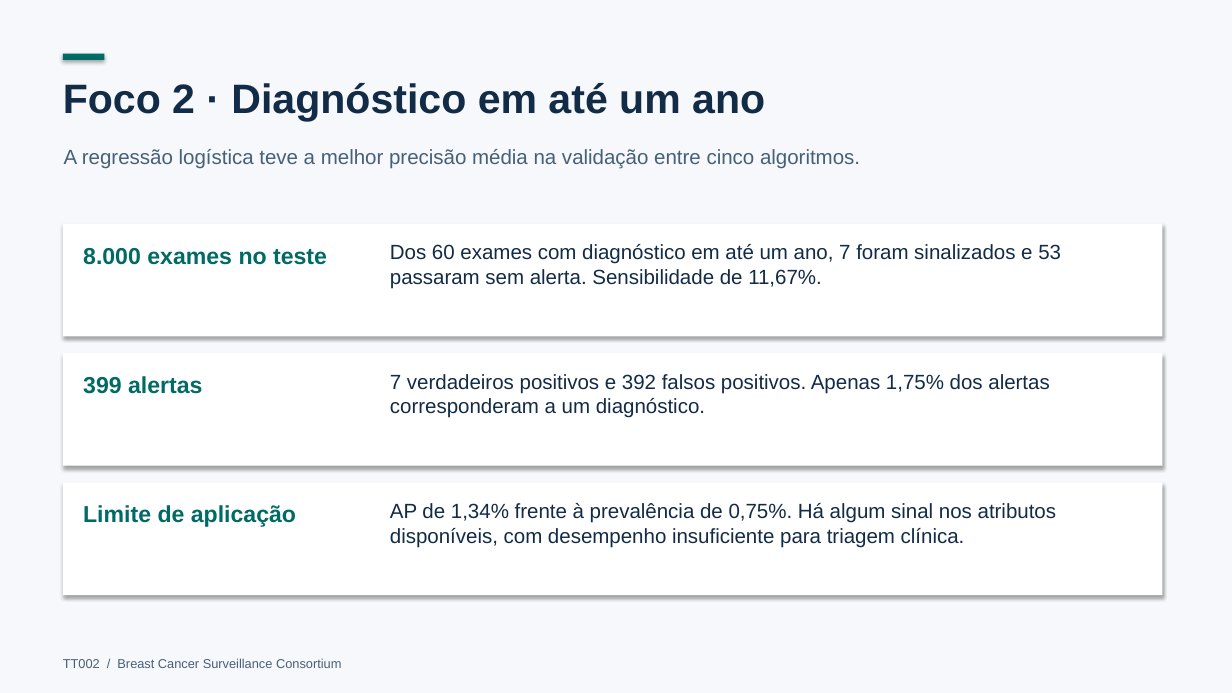
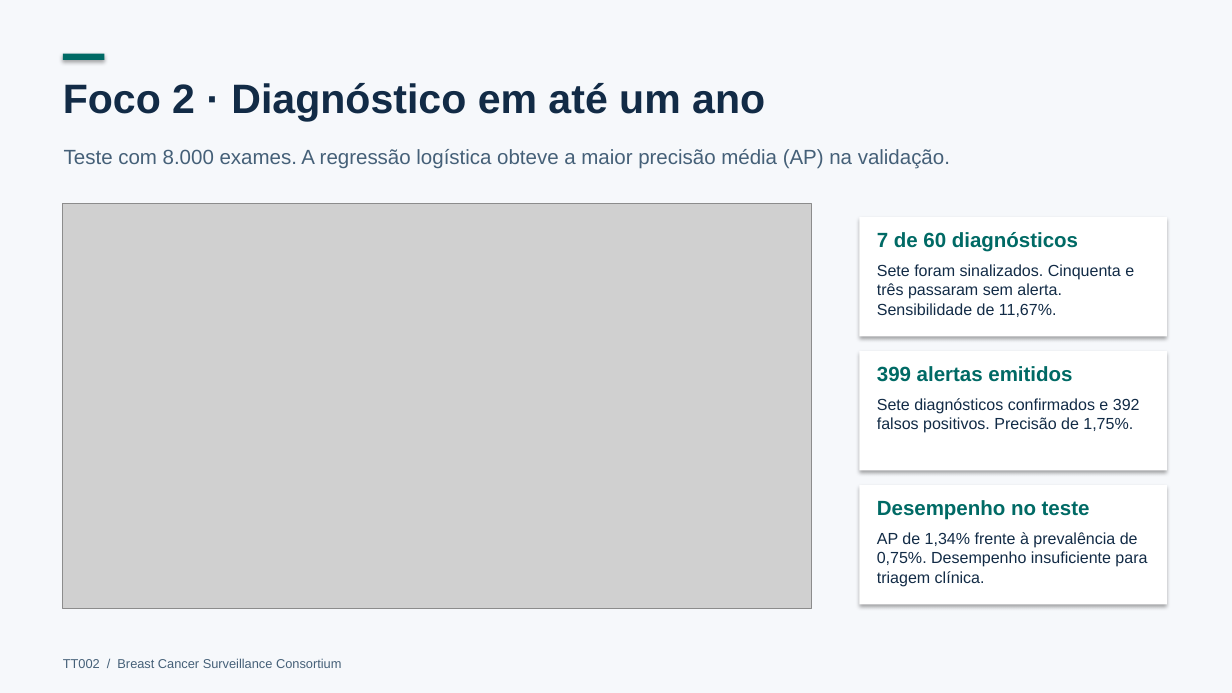
Before and after one commit to arthurMalveste/Breast-Cancer-Analysis-and-Classification, a slide deck: slide 8 of apresentacao/Parte_2_Avaliacao_do_Radiologista.pptx (slide 9 before the commit). Drawn at 1232x693 pixels with LibreOffice and Linux fonts; fonts in the diff are those of the drawing; grey boxes stand for pictures. Boxes give left, top, right and bottom in pixels: in the first picture for what was removed or moved away, otherwise in the second. Text is boxed around its words. In the diff, an @@ line names an element or a change of style, - is before the commit and + after.

```diff
--- a/apresentacao/Parte_2_Avaliacao_do_Radiologista.pptx
+++ b/apresentacao/Parte_2_Avaliacao_do_Radiologista.pptx
@@ text at box(64, 149, 950, 169): text changed @@
-A regressão logística teve a melhor precisão média na validação entre cinco algoritmos.
+Teste com 8.000 exames. A regressão logística obteve a maior precisão média (AP) na validação.
@@ picture added at box(63, 203, 811, 609) @@
@@ rectangle removed at box(63, 224, 1163, 336) @@
@@ rectangle added at box(860, 217, 1167, 336), fill #FFFFFF @@
@@ text added at box(877, 232, 1078, 252), 16 pt, text #006A65, bold @@
+7 de 60 diagnósticos
@@ text removed at box(83, 248, 327, 265) @@
-8.000 exames no teste
@@ text at box(877, 264, 1134, 317): text changed; size 16 to 12.5 pt @@
-Dos 60 exames com diagnóstico em até um ano, 7 foram sinalizados e 53 passaram sem alerta. Sensibilidade de 11,67%.
+Sete foram sinalizados. Cinquenta e três passaram sem alerta. Sensibilidade de 11,67%.
@@ rectangle removed at box(63, 353, 1163, 466) @@
@@ rectangle added at box(860, 351, 1167, 470), fill #FFFFFF @@
@@ text removed at box(390, 374, 1049, 418) @@
-7 verdadeiros positivos e 392 falsos positivos. Apenas 1,75% dos alertas corresponderam a um diagnóstico.
@@ text at box(877, 366, 1072, 382): text changed; size 18 to 16 pt @@
-399 alertas
+399 alertas emitidos
@@ text added at box(877, 398, 1140, 433), 12.5 pt, text #122B46 @@
+Sete diagnósticos confirmados e 392 falsos positivos. Precisão de 1,75%.
@@ rectangle removed at box(63, 482, 1163, 595) @@
@@ text removed at box(83, 505, 296, 527) @@
-Limite de aplicação
@@ rectangle added at box(860, 485, 1167, 604), fill #FFFFFF @@
@@ text added at box(877, 500, 1090, 520), 16 pt, text #006A65, bold @@
+Desempenho no teste
@@ text at box(877, 532, 1147, 587): text changed; size 16 to 12.5 pt @@
-AP de 1,34% frente à prevalência de 0,75%. Há algum sinal nos atributos disponíveis, com desempenho insuficiente para triagem clínica.
+AP de 1,34% frente à prevalência de 0,75%. Desempenho insuficiente para triagem clínica.
```
Also in this commit, not shown: 4 other slides changed, 2 other files.
